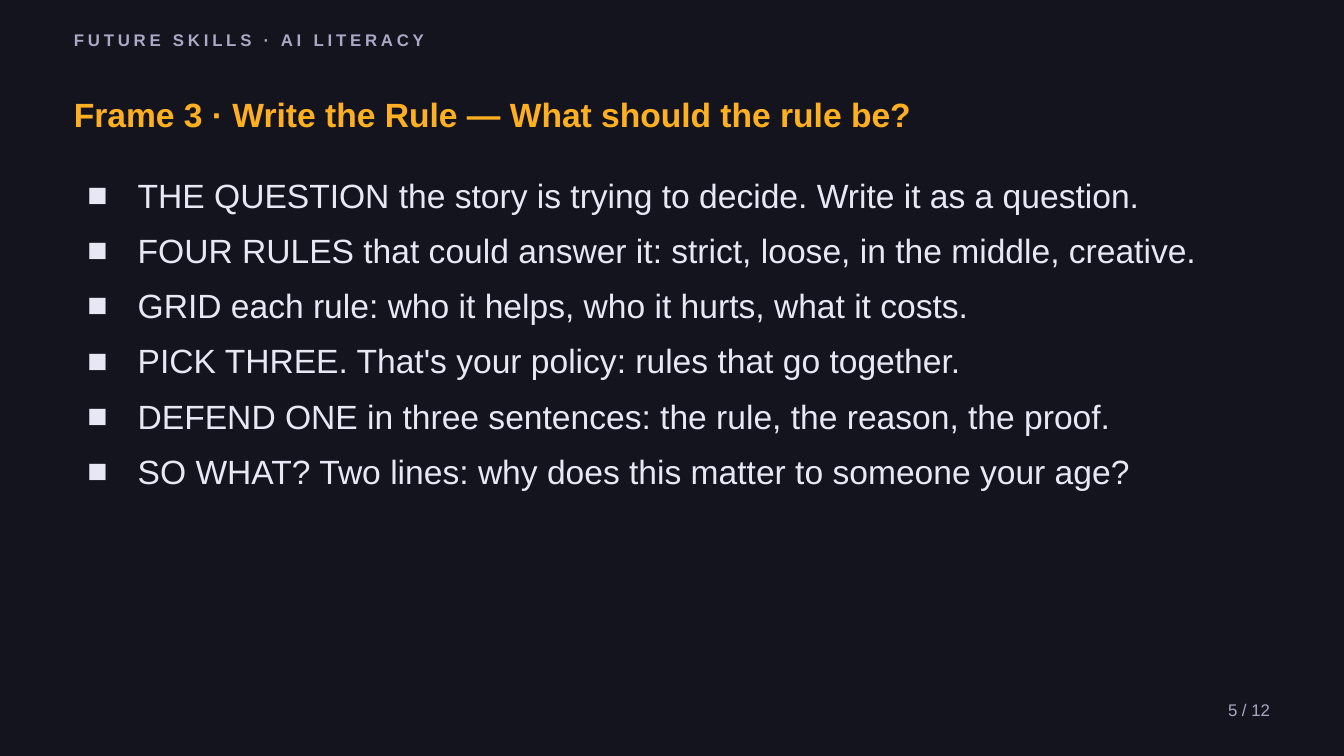
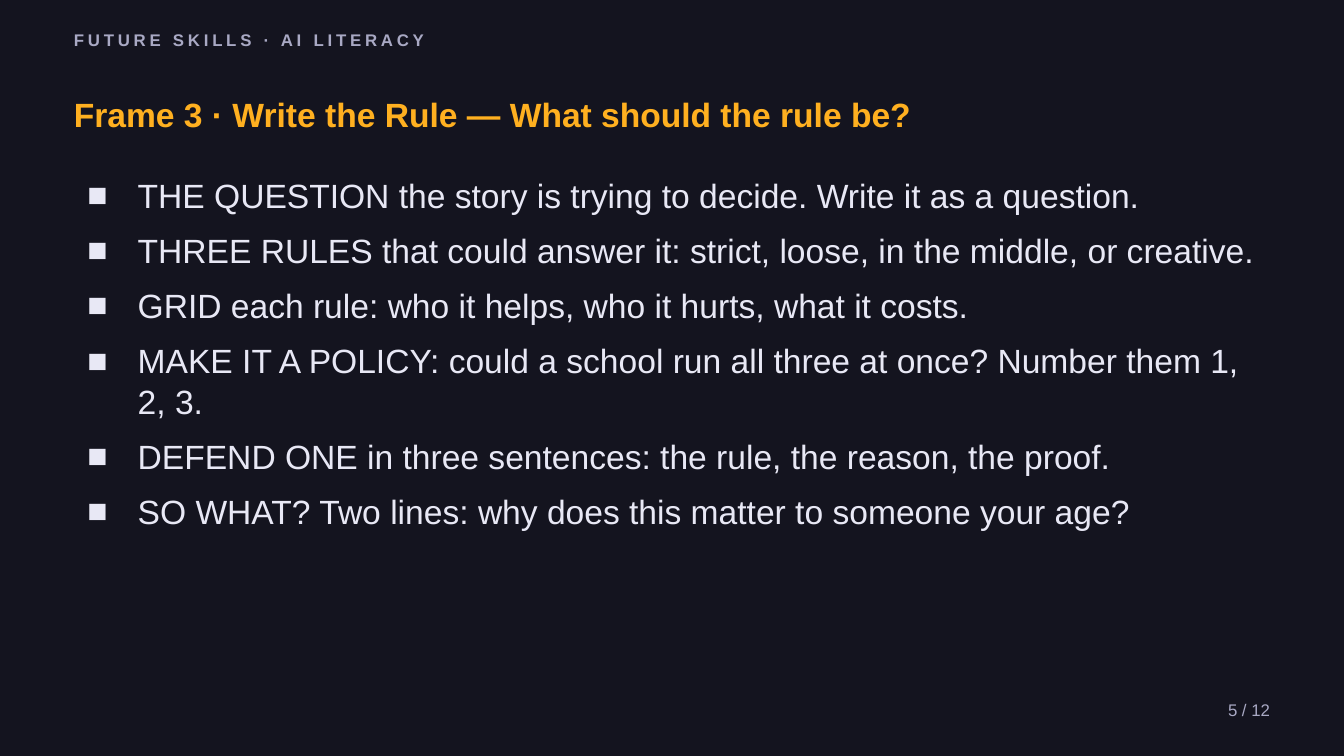
Before and after one commit to phiunit/tptphi, a slide deck: slide 5 of products/news-desk-frames/dist/News Desk - Slides.pptx. Drawn at 1344x756 pixels with LibreOffice and Linux fonts; fonts in the diff are those of the drawing. Boxes give left, top, right and bottom in pixels: in the first picture for what was removed or moved away, otherwise in the second. Text is boxed around its words. In the diff, an @@ line names an element or a change of style, - is before the commit and + after.

```diff
--- a/products/news-desk-frames/dist/News Desk - Slides.pptx
+++ b/products/news-desk-frames/dist/News Desk - Slides.pptx
@@ text at [138,238,1254,268]: text changed @@
-■ FOUR RULES that could answer it: strict, loose, in the middle, creative.
+■ THREE RULES that could answer it: strict, loose, in the middle, or creative.
@@ text at [138,348,1238,419]: text changed @@
-■ PICK THREE. That's your policy: rules that go together.
+■ MAKE IT A POLICY: could a school run all three at once? Number them 1, 2, 3.
```
Also in this commit, not shown: 5 other slides changed, 50 other files.
